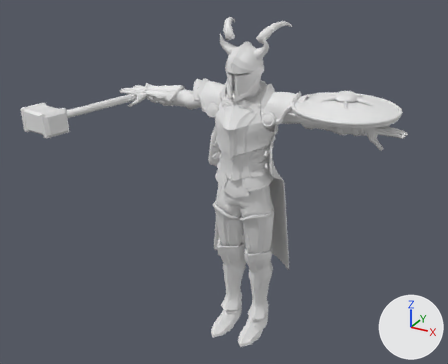
The glTF model unity/Tools~/models/heroes_hd/SB_Hero_pyrrhus_HD.glb, before and after one commit.
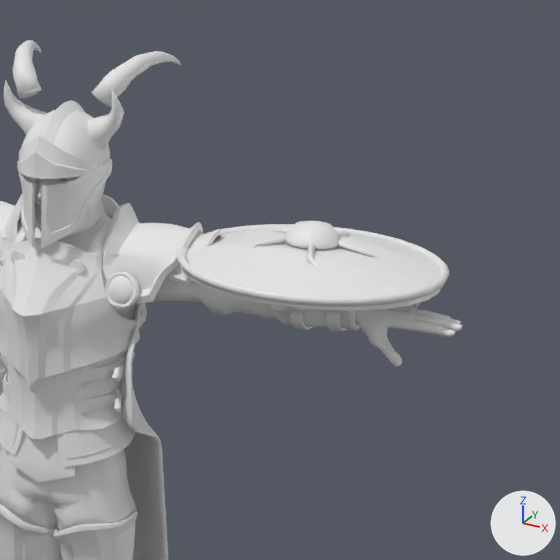
Each version is shown whole from a 50 mm lens placed at (1.52, -2.99, 2.49), pointed at (-0.06, -0.12, 1.06), then close up on the part from 49% to 100% of the width and 0% to 63% of the height. Arrows for +X, +Y and +Z are at lower right; the lights stay in place. The older version's two pictures come first. Vertices at exactly the same position are counted once.

In view in the first close-up: 'SB_Hero_pyrrhus'.
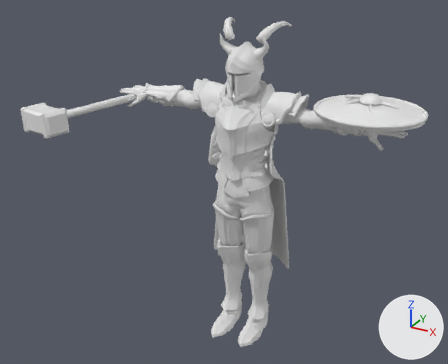
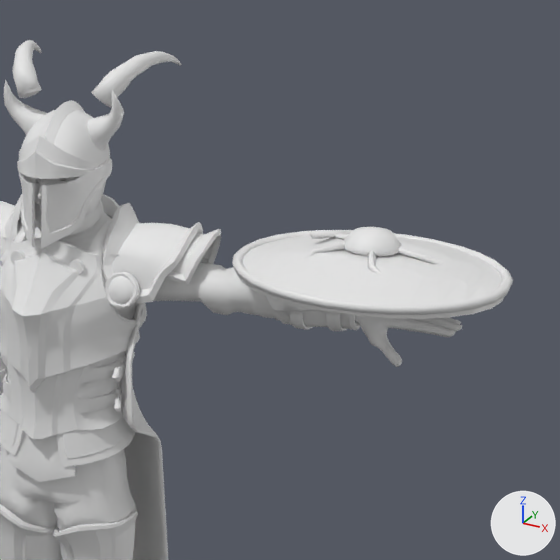
What differs and where, as boxes (x1, y1, x2, y2) in the close-ups (560 x 560 px; the box of a moved part takes in the faces that stretch with it):
'SB_Hero_pyrrhus', reshaped: before (0, 40, 462, 560); after (0, 40, 513, 560)
part 1 of me_face, moved or reshaped: before (181, 228, 441, 310); after (237, 235, 505, 319)
part 2 of me_face, moved or reshaped: before (177, 224, 450, 306); after (233, 230, 513, 315)
part 3 of me_face, moved or reshaped: before (284, 221, 341, 249); after (343, 227, 401, 256)
part 4 of me_face, moved or reshaped: before (306, 243, 322, 269); after (368, 250, 383, 275)
part 5 of me_face, moved or reshaped: before (337, 240, 384, 257); after (398, 246, 445, 265)
part 6 of me_face, moved or reshaped (mostly hidden): before (266, 226, 291, 233); after (334, 233, 349, 240)
part 7 of me_face, moved or reshaped: before (246, 236, 286, 252); after (304, 243, 345, 259)

Edits to the bpy script that builds the scene:
```text
Change me_face:
    used by ob_sb_hero_pyrrhus; location = (0.0, 0.0, 0.0)
    remove me_face.from_pydata(...)  # 14566 vertices, 23325 faces; spans x -1.1..0.9, y -0.67..0.34, z -0.01..1.94
    add me_face.from_pydata(...)  # 14566 vertices, 23325 faces; spans x -1.1..0.98, y -0.67..0.34, z -0.01..1.94
    me_face part 1: the loose piece of 200 vertices spanning x 0.28..0.84, y -0.19..0.33, z 1.52..1.58 is moved by (0.13, 0.0, 0.0)
    me_face part 2: the loose piece of 140 vertices spanning x 0.27..0.85, y -0.2..0.34, z 1.53..1.55 is moved by (0.13, 0.0, 0.0)
    me_face part 3: the loose piece of 49 vertices spanning x 0.5..0.62, y 0.01..0.13, z 1.59..1.63 is moved by (0.13, 0.0, 0.0)
    me_face part 4: the loose piece of 12 vertices spanning x 0.56..0.72, y -0.11..0.07, z 1.51..1.61 is moved by (0.13, 0.0, 0.0)
    me_face part 5: the loose piece of 12 vertices spanning x 0.56..0.79, y 0.06..0.15, z 1.51..1.61 is moved by (0.13, 0.0, 0.0)
    me_face part 6: the loose piece of 12 vertices spanning x 0.33..0.57, y 0.06..0.15, z 1.51..1.61 is moved by (0.13, 0.0, 0.0)
    me_face part 7: the loose piece of 12 vertices spanning x 0.42..0.57, y -0.12..0.08, z 1.51..1.61 is moved by (0.13, 0.0, 0.0)
    other edits to the shape of me_face do not show in these pictures
```
